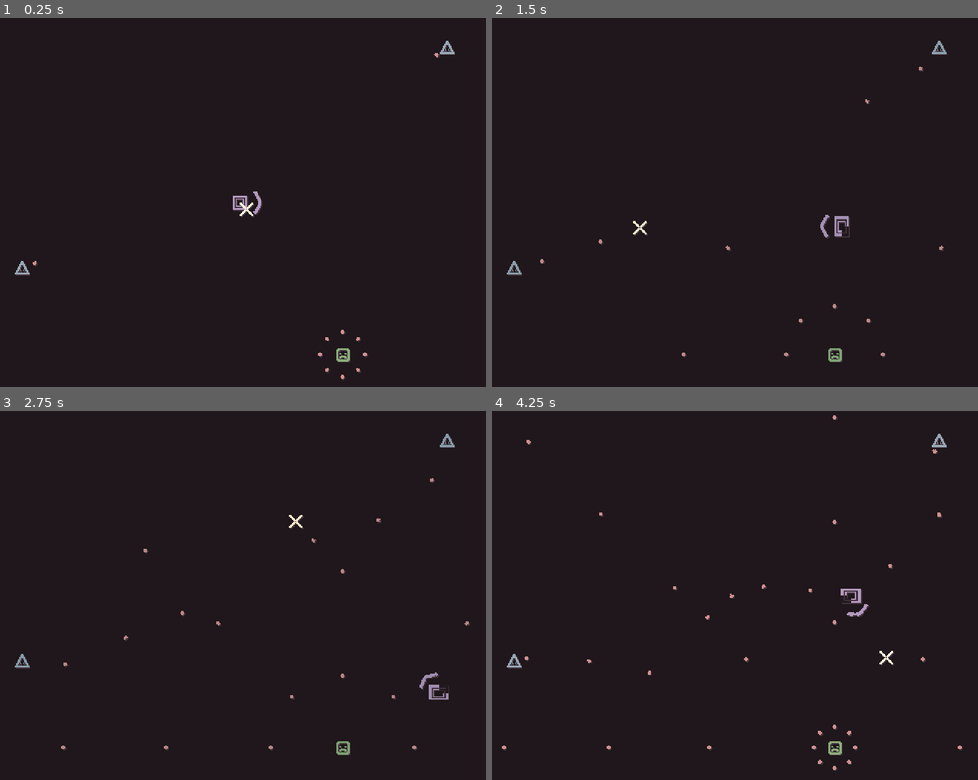
Above: before the commit, frames 1-4 (two rows, left to right).
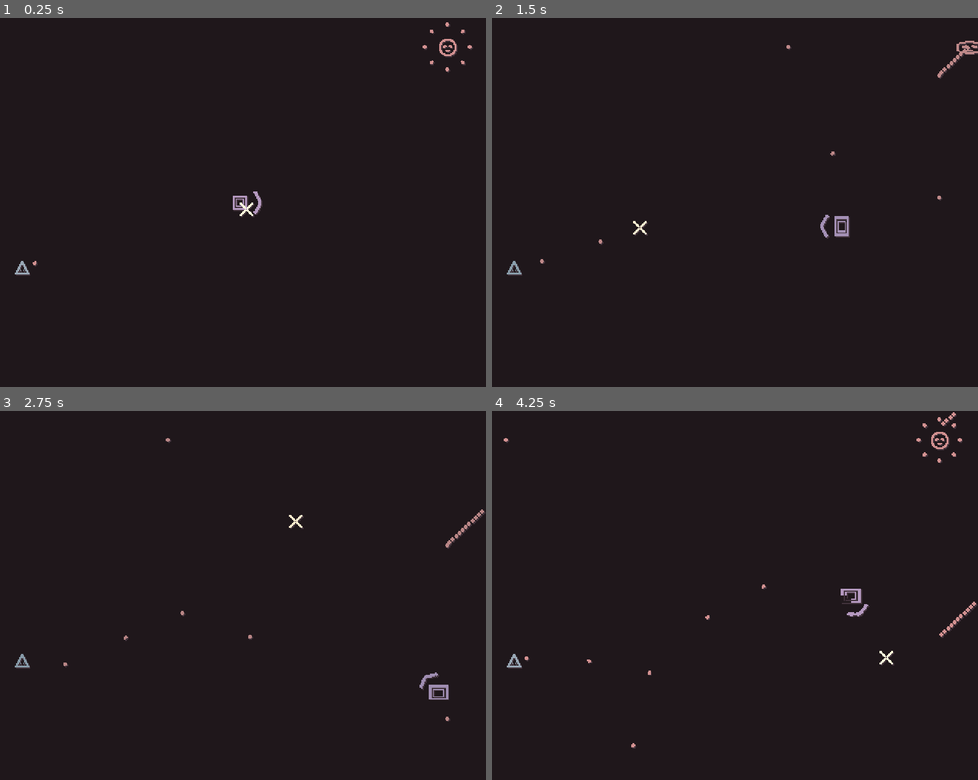
Above: after the commit, the same moments.

Repository: skibbl-dev/bisk-it-for-the-Ruscuit
Game: Godot game, scene res://scenes/game.tscn
Two runs of this game, one before a commit and one after it. Both use one fixed random seed, a clock stepped at 60 frames per second and the inputs below. This scene is started directly instead of the project's main scene. Sound files missing from this copy of the repository are replaced by a short silence.
Inputs (mouse positions are in pixels of both pictures, inside the frame that each line leads up to):
- Up to frame 1 (0.25 s): no input
- Up to frame 2 (1.5 s): move the mouse to (841, 184) at 0.52 s; hold D (right) 0.53-1.28 s; right-click (841, 184) at 0.6 s; click (841, 184) at 0.67 s; move the mouse to (632, 220) at 1.27 s; hold S (down) from 1.28 s (still down); click (632, 220) at 1.35 s
- Up to frame 3 (2.75 s): move the mouse to (286, 514) at 2.02 s; release S (down) at 2.03 s; hold D (right) from 2.03 s (still down); right-click (286, 514) at 2.1 s
- Up to frame 4 (4.25 s): move the mouse to (705, 669) at 2.77 s; release D (right) at 2.78 s; hold W (up) 2.78-3.53 s; click (705, 669) at 2.85 s; move the mouse to (880, 650) at 3.52 s; hold A (left) from 3.53 s (still down); right-click (880, 650) at 3.6 s

The runs differ from the first frame. In frame 1, 0.4% of the frame differs, in the area x 65-98%, y 1-99%; in frame 2, 0.5%; in frame 3, 0.5%; in frame 4, 0.7%, in the area x 2-100%, y 0-98%.

Commit message:
moevd files + stretch enemy

Diff:
--- a/biscuit.tscn
+++ /dev/null
@@ -1,22 +0,0 @@
-[gd_scene load_steps=0 format=3 uid="uid://dklgv56crsspv"]
-
-[node name="biscuit" type="Node2D"]
-
-[node name="ColorRect" type="ColorRect" parent="."]
-offset_right = 1152.0
-offset_bottom = 649.0
-color = Color(0.529412, 0.529412, 0.529412, 0.494118)
-
-[node name="Button" type="Button" parent="."]
-offset_left = 483.0
-offset_top = 456.0
-offset_right = 662.0
-offset_bottom = 519.0
-text = "LIGMA"
-
-[node name="Label" type="Label" parent="."]
-offset_left = 215.0
-offset_top = 91.0
-offset_right = 593.0
-offset_bottom = 115.0
-text = "Beat each other. featuring skibbl egg, and Dylan"
--- a/objects/enemies/BasicAimAtPlayer.tscn
+++ b/objects/enemies/BasicAimAtPlayer.tscn
@@ -57,7 +57,7 @@
 &"start": SubResource("Animation_3ow1o")
 }
 
-[node name="Enemy" instance=ExtResource("1_pbmd8")]
+[node name="TriangleEnemy" instance=ExtResource("1_pbmd8")]
 bullets = Array[PackedScene]([ExtResource("2_3ow1o")])
 
 [node name="CollisionShape2D" parent="." index="0"]
--- /dev/null
+++ b/objects/enemies/stretchEnemy.tscn
@@ -0,0 +1,250 @@
+[gd_scene load_steps=10 format=3 uid="uid://c2l32b6uej1of"]
+
+[ext_resource type="PackedScene" uid="uid://cmfijyyvwcq5i" path="res://objects/enemy.tscn" id="1_mlh3p"]
+[ext_resource type="Texture2D" uid="uid://d0m3ldd2oai7a" path="res://assets/sprites/stretchEnemy.png" id="2_fencq"]
+[ext_resource type="PackedScene" uid="uid://bnwfjt0lrfjei" path="res://objects/basicCircularBullet.tscn" id="2_hnd6t"]
+[ext_resource type="PackedScene" uid="uid://bw1i1fhpo01y6" path="res://objects/bullets/DiamondBullets.tscn" id="3_wpgyf"]
+
+[sub_resource type="CircleShape2D" id="CircleShape2D_mlh3p"]
+radius = 9.0
+
+[sub_resource type="Animation" id="Animation_hnd6t"]
+length = 0.001
+tracks/0/type = "value"
+tracks/0/imported = false
+tracks/0/enabled = true
+tracks/0/path = NodePath("Sprite:frame")
+tracks/0/interp = 1
+tracks/0/loop_wrap = true
+tracks/0/keys = {
+"times": PackedFloat32Array(0),
+"transitions": PackedFloat32Array(1),
+"update": 1,
+"values": [1]
+}
+
+[sub_resource type="Animation" id="Animation_fencq"]
+resource_name = "loop"
+length = 4.0
+loop_mode = 1
+step = 0.05
+tracks/0/type = "method"
+tracks/0/imported = false
+tracks/0/enabled = true
+tracks/0/path = NodePath(".")
+tracks/0/interp = 1
+tracks/0/loop_wrap = true
+tracks/0/keys = {
+"times": PackedFloat32Array(0, 1, 1.05, 1.1, 1.15, 1.2, 1.25, 1.3, 1.35, 1.4, 1.45, 1.5, 1.55, 1.6, 1.65, 1.7, 1.75, 1.8, 1.85, 1.9, 1.95, 2, 3, 3.05, 3.1, 3.15, 3.2, 3.25, 3.3, 3.35, 3.4, 3.45, 3.5, 3.55, 3.6, 3.65, 3.7, 3.75, 3.8, 3.85, 3.9, 3.95),
+"transitions": PackedFloat32Array(1, 1, 1, 1, 1, 1, 1, 1, 1, 1, 1, 1, 1, 1, 1, 1, 1, 1, 1, 1, 1, 1, 1, 1, 1, 1, 1, 1, 1, 1, 1, 1, 1, 1, 1, 1, 1, 1, 1, 1, 1, 1),
+"values": [{
+"args": [1, 3.0, 0.0, Vector2(0, 0)],
+"method": &"summon_bullet"
+}, {
+"args": [0, 0.0, 90.0, Vector2(0, 0)],
+"method": &"summon_bullet"
+}, {
+"args": [0, 1.0, 90.0, Vector2(0, 0)],
+"method": &"summon_bullet"
+}, {
+"args": [0, 0.0, 90.0, Vector2(0, 0)],
+"method": &"summon_bullet"
+}, {
+"args": [0, 1.0, 90.0, Vector2(0, 0)],
+"method": &"summon_bullet"
+}, {
+"args": [0, 0.0, 90.0, Vector2(0, 0)],
+"method": &"summon_bullet"
+}, {
+"args": [0, 1.0, 90.0, Vector2(0, 0)],
+"method": &"summon_bullet"
+}, {
+"args": [0, 0.0, 90.0, Vector2(0, 0)],
+"method": &"summon_bullet"
+}, {
+"args": [0, 1.0, 90.0, Vector2(0, 0)],
+"method": &"summon_bullet"
+}, {
+"args": [0, 0.0, 90.0, Vector2(0, 0)],
+"method": &"summon_bullet"
+}, {
+"args": [0, 1.0, 90.0, Vector2(0, 0)],
+"method": &"summon_bullet"
+}, {
+"args": [0, 0.0, 90.0, Vector2(0, 0)],
+"method": &"summon_bullet"
+}, {
+"args": [0, 1.0, 90.0, Vector2(0, 0)],
+"method": &"summon_bullet"
+}, {
+"args": [0, 0.0, 90.0, Vector2(0, 0)],
+"method": &"summon_bullet"
+}, {
+"args": [0, 1.0, 90.0, Vector2(0, 0)],
+"method": &"summon_bullet"
+}, {
+"args": [0, 0.0, 90.0, Vector2(0, 0)],
+"method": &"summon_bullet"
+}, {
+"args": [0, 1.0, 90.0, Vector2(0, 0)],
+"method": &"summon_bullet"
+}, {
+"args": [0, 0.0, 90.0, Vector2(0, 0)],
+"method": &"summon_bullet"
+}, {
+"args": [0, 1.0, 90.0, Vector2(0, 0)],
+"method": &"summon_bullet"
+}, {
+"args": [0, 0.0, 90.0, Vector2(0, 0)],
+"method": &"summon_bullet"
+}, {
+"args": [0, 1.0, 90.0, Vector2(0, 0)],
+"method": &"summon_bullet"
+}, {
+"args": [1, 3.0, 0.0, Vector2(0, 0)],
+"method": &"summon_bullet"
+}, {
+"args": [0, 0.0, -90.0, Vector2(0, 0)],
+"method": &"summon_bullet"
+}, {
+"args": [0, 1.0, -90.0, Vector2(0, 0)],
+"method": &"summon_bullet"
+}, {
+"args": [0, 0.0, -90.0, Vector2(0, 0)],
+"method": &"summon_bullet"
+}, {
+"args": [0, 1.0, -90.0, Vector2(0, 0)],
+"method": &"summon_bullet"
+}, {
+"args": [0, 0.0, -90.0, Vector2(0, 0)],
+"method": &"summon_bullet"
+}, {
+"args": [0, 1.0, -90.0, Vector2(0, 0)],
+"method": &"summon_bullet"
+}, {
+"args": [0, 0.0, -90.0, Vector2(0, 0)],
+"method": &"summon_bullet"
+}, {
+"args": [0, 1.0, -90.0, Vector2(0, 0)],
+"method": &"summon_bullet"
+}, {
+"args": [0, 0.0, -90.0, Vector2(0, 0)],
+"method": &"summon_bullet"
+}, {
+"args": [0, 1.0, -90.0, Vector2(0, 0)],
+"method": &"summon_bullet"
+}, {
+"args": [0, 0.0, -90.0, Vector2(0, 0)],
+"method": &"summon_bullet"
+}, {
+"args": [0, 1.0, -90.0, Vector2(0, 0)],
+"method": &"summon_bullet"
+}, {
+"args": [0, 0.0, -90.0, Vector2(0, 0)],
+"method": &"summon_bullet"
+}, {
+"args": [0, 1.0, -90.0, Vector2(0, 0)],
+"method": &"summon_bullet"
+}, {
+"args": [0, 0.0, -90.0, Vector2(0, 0)],
+"method": &"summon_bullet"
+}, {
+"args": [0, 1.0, -90.0, Vector2(0, 0)],
+"method": &"summon_bullet"
+}, {
+"args": [0, 0.0, -90.0, Vector2(0, 0)],
+"method": &"summon_bullet"
+}, {
+"args": [0, 1.0, -90.0, Vector2(0, 0)],
+"method": &"summon_bullet"
+}, {
+"args": [0, 0.0, -90.0, Vector2(0, 0)],
+"method": &"summon_bullet"
+}, {
+"args": [0, 1.0, -90.0, Vector2(0, 0)],
+"method": &"summon_bullet"
+}]
+}
+tracks/1/type = "value"
+tracks/1/imported = false
+tracks/1/enabled = true
+tracks/1/path = NodePath(".:new_position")
+tracks/1/interp = 1
+tracks/1/loop_wrap = true
+tracks/1/keys = {
+"times": PackedFloat32Array(0, 1, 2, 3),
+"transitions": PackedFloat32Array(1, 1, 1, 1),
+"update": 0,
+"values": [Vector2(0, 0), Vector2(0, 0), Vector2(64, 0), Vector2(64, 0)]
+}
+tracks/2/type = "value"
+tracks/2/imported = false
+tracks/2/enabled = true
+tracks/2/path = NodePath("Sprite:frame")
+tracks/2/interp = 1
+tracks/2/loop_wrap = true
+tracks/2/keys = {
+"times": PackedFloat32Array(0, 0.05, 1, 1.1, 1.2, 1.3, 2, 2.05, 3, 3.1, 3.2, 3.3),
+"transitions": PackedFloat32Array(1, 1, 1, 1, 1, 1, 1, 1, 1, 1, 1, 1),
+"update": 1,
+"values": [1, 0, 0, 1, 2, 3, 1, 0, 0, 1, 2, 3]
+}
+
+[sub_resource type="Animation" id="Animation_mlh3p"]
+resource_name = "start"
+length = 0.001
+tracks/0/type = "method"
+tracks/0/imported = false
+tracks/0/enabled = true
+tracks/0/path = NodePath(".")
+tracks/0/interp = 1
+tracks/0/loop_wrap = true
+tracks/0/keys = {
+"times": PackedFloat32Array(0),
+"transitions": PackedFloat32Array(1),
+"values": [{
+"args": [&"loop"],
+"method": &"change_animation"
+}]
+}
+tracks/1/type = "value"
+tracks/1/imported = false
+tracks/1/enabled = true
+tracks/1/path = NodePath(".:position")
+tracks/1/interp = 1
+tracks/1/loop_wrap = true
+tracks/1/keys = {
+"times": PackedFloat32Array(0),
+"transitions": PackedFloat32Array(1),
+"update": 0,
+"values": [Vector2(0, 0)]
+}
+
+[sub_resource type="AnimationLibrary" id="AnimationLibrary_fencq"]
+_data = {
+&"RESET": SubResource("Animation_hnd6t"),
+&"loop": SubResource("Animation_fencq"),
+&"start": SubResource("Animation_mlh3p")
+}
+
+[node name="StretchEnemy" instance=ExtResource("1_mlh3p")]
+bullets = Array[PackedScene]([ExtResource("2_hnd6t"), ExtResource("3_wpgyf")])
+
+[node name="CollisionShape2D" parent="." index="0"]
+position = Vector2(0.5, 0.5)
+shape = SubResource("CircleShape2D_mlh3p")
+
+[node name="Sprite" parent="." index="1"]
+texture = ExtResource("2_fencq")
+offset = Vector2(0.5, 0.5)
+hframes = 4
+frame = 1
+
+[node name="CollisionShape2D" parent="hurtbox" index="0"]
+position = Vector2(0.5, 0.5)
+shape = SubResource("CircleShape2D_mlh3p")
+
+[node name="ConductedAnimationPlayer" parent="." index="3"]
+libraries = {
+&"": SubResource("AnimationLibrary_fencq")
+}
--- a/objects/waves/wave_0_0.tscn
+++ b/objects/waves/wave_0_0.tscn
@@ -2,7 +2,7 @@
 
 [ext_resource type="Script" uid="uid://cmn1ul2kuj1ay" path="res://scripts/wave.gd" id="1_7aqe7"]
 [ext_resource type="PackedScene" uid="uid://ba5bq2onmtl32" path="res://objects/enemies/BasicAimAtPlayer.tscn" id="1_lpxv0"]
-[ext_resource type="PackedScene" uid="uid://b35sqlov4eufl" path="res://objects/enemies/guard.tscn" id="3_yymg1"]
+[ext_resource type="PackedScene" uid="uid://c2l32b6uej1of" path="res://objects/enemies/stretchEnemy.tscn" id="3_yymg1"]
 
 [node name="wave0-0" type="Node2D"]
 script = ExtResource("1_7aqe7")
@@ -13,8 +13,4 @@
 collision_layer = 1
 collision_mask = 1
 
-[node name="Enemy2" parent="RandomizePositions" instance=ExtResource("1_lpxv0")]
-collision_layer = 1
-collision_mask = 1
-
-[node name="Enemy3" parent="RandomizePositions" instance=ExtResource("3_yymg1")]
+[node name="Enemy2" parent="RandomizePositions" instance=ExtResource("3_yymg1")]
--- a/scripts/enemy.gd
+++ b/scripts/enemy.gd
@@ -4,6 +4,9 @@
 #@export var bullet_summon_cooldown:float = 4
 @export var health:int = 1
 @export var heal_amount:int = 0
+
+var start_position:Vector2
+@export var new_position:Vector2
 
 @onready var anim_player: ConductedAnimationPlayer = $ConductedAnimationPlayer
 
@@ -12,8 +15,12 @@
 signal die
 
 func _ready() -> void:
+	start_position = global_position
 	anim_player.play("start")
 	die.connect(Game.INSTANCE.enemy_died)
+
+func _physics_process(_delta: float) -> void:
+	global_position = start_position+new_position
 
 func summon_bullet(bullet:int, beat:float, angle:float=0, offset:Vector2=Vector2(0,0)): ## if angle = -999 face toward player
 
--- a/scripts/wave.gd
+++ b/scripts/wave.gd
@@ -13,4 +13,5 @@
 	for child in randomize_positions.get_children():
 		child.reparent(self)
 		child.position = Vector2(randi_range(margin.x, screen_size.x-margin.x), randi_range(margin.y, screen_size.y-margin.y))
+		child.start_position = child.global_position
 	randomize_positions.queue_free()
Binary file added: assets/sprites/stretchEnemy.ase
Binary file added: assets/sprites/stretchEnemy.png
Not shown, added: assets/sprites/stretchEnemy.png.import
Renamed: title_screen.tscn -> scenes/title_screen.tscn
